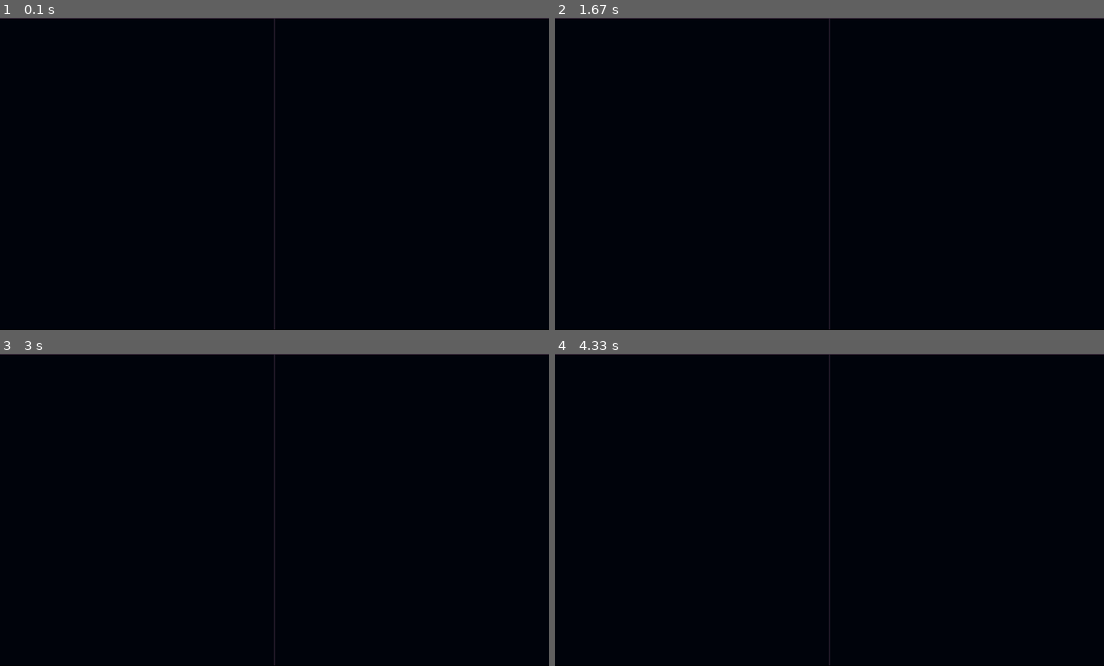
Above: before the commit, frames 1-4 (two rows, left to right).
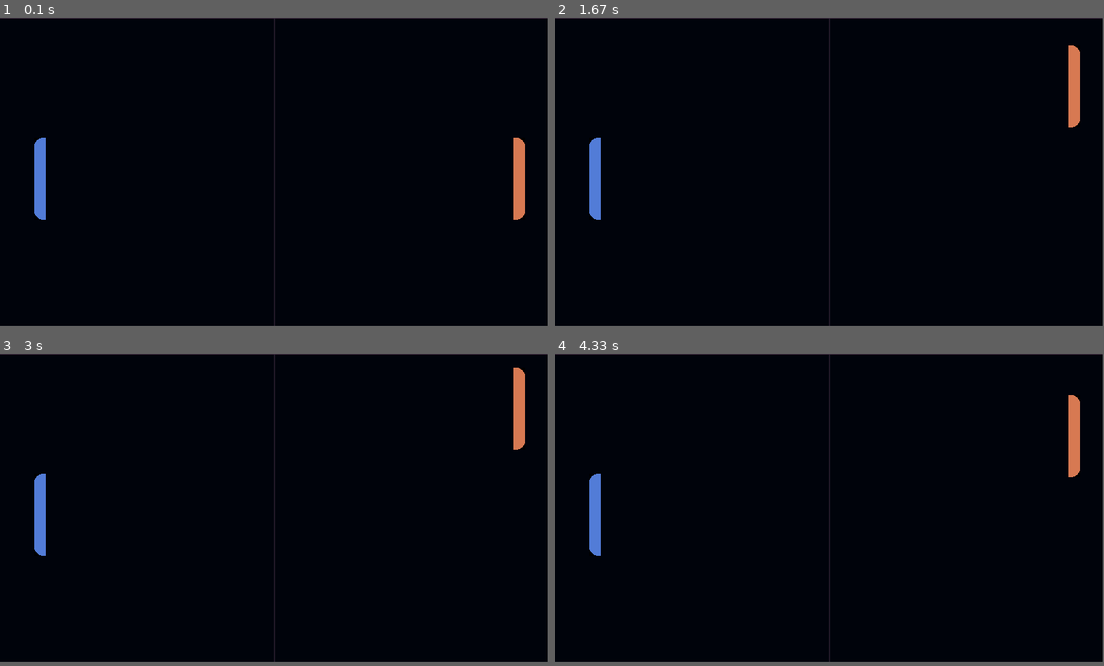
Above: after the commit, the same moments.

Repository: yada2x/pygame-pong
Game: pygame game, started from game.py
The game is run twice, just before and just after one commit, with the same random seed, the same clock (stepped at 60 frames per second) and the same inputs.
Inputs:
- Up to frame 1 (0.1 s): no input
- Up to frame 2 (1.67 s): hold Up 0.33-0.8 s; hold Down 0.83-1.13 s; hold Up 1.17-1.53 s; hold Down from 1.57 s (still down)
- Up to frame 3 (3 s): release Down at 1.93 s; hold Up 1.97-2.27 s; hold Down 2.3-2.6 s; hold Up from 2.63 s (still down)
- Up to frame 4 (4.33 s): release Up at 3 s; hold Down 3.03-3.4 s; hold Up 3.43-3.73 s; hold Down 3.77-4.07 s; hold Up from 4.1 s (still down)
In our replay, the window is 802x456 before the commit and 800x450 after it. These sizes can differ from the game's own. Grey fills any space a smaller window leaves; there, only what the larger window draws over its background counts as a difference.

The runs differ from the first frame. In frame 1, 1.1% of the frame differs, in the area x 6-100%, y 0-100%; in frame 2, 1.1%; in frame 3, 1.1%; in frame 4, 1.1%.

Commit message:
Add basic player movement

Diff:
--- a/game.py
+++ b/game.py
@@ -2,18 +2,17 @@
 import sys
 
 from scripts.utils import load_image
+from scripts.entities import PhysicsEntity
 
 class Game:
     def __init__(self):
         pygame.init()
         pygame.display.set_caption("PyPong")
 
-        self.screen = pygame.display.set_mode((802, 456))
+        self.screen = pygame.display.set_mode((800, 450))
         # self.display = pygame.Surface((401, 228))
 
         self.clock = pygame.time.Clock()
-
-        self.movement = [False, False] # [Up, Down]
 
         self.assets = {
             'ball': load_image('Ball.png'),
@@ -24,11 +23,19 @@
             'scorebar': load_image('ScoreBar.png')
         }
 
+        self.player = PhysicsEntity(self, 'player', (750, 175), (17, 120))
+        self.computer = PhysicsEntity(self, 'computer', (50, 175), (17, 120))
+        self.movement = [False, False] # [Up, Down]
+
     def run(self):
-
         while True:
+            # self.screen.fill((0, 0, 0)) # Clear everything
             self.screen.blit(self.assets['board'], (0, 0)) # Blits background
 
+            self.player.update(self.movement[1] - self.movement[0], 5)
+            self.player.render(self.screen)
+
+            self.computer.render(self.screen)
 
             # Input Checker
             for event in pygame.event.get():
--- /dev/null
+++ b/scripts/entities.py
@@ -0,0 +1,21 @@
+import pygame
+
+class PhysicsEntity:
+    def __init__(self, game, type, pos, size):
+        self.game = game
+        self.type = type
+        self.pos = list(pos)
+        self.size = size
+        self.collisions = {'up': False, 'down': False, 'right': False, 'left': False}
+
+    def rect(self):
+        return pygame.Rect(self.pos[0], self.pos[1], self.size[0], self.size[1])
+
+    def update(self, movement, speed):
+        self.collisions = {'up': False, 'down': False, 'right': False, 'left': False}
+
+        self.pos[1] += movement * speed
+        # FIGURE OUT TOP AND BOTTOM COLLISIONS
+
+    def render(self, surface: pygame.Surface):
+        surface.blit(self.game.assets[self.type], self.pos)
